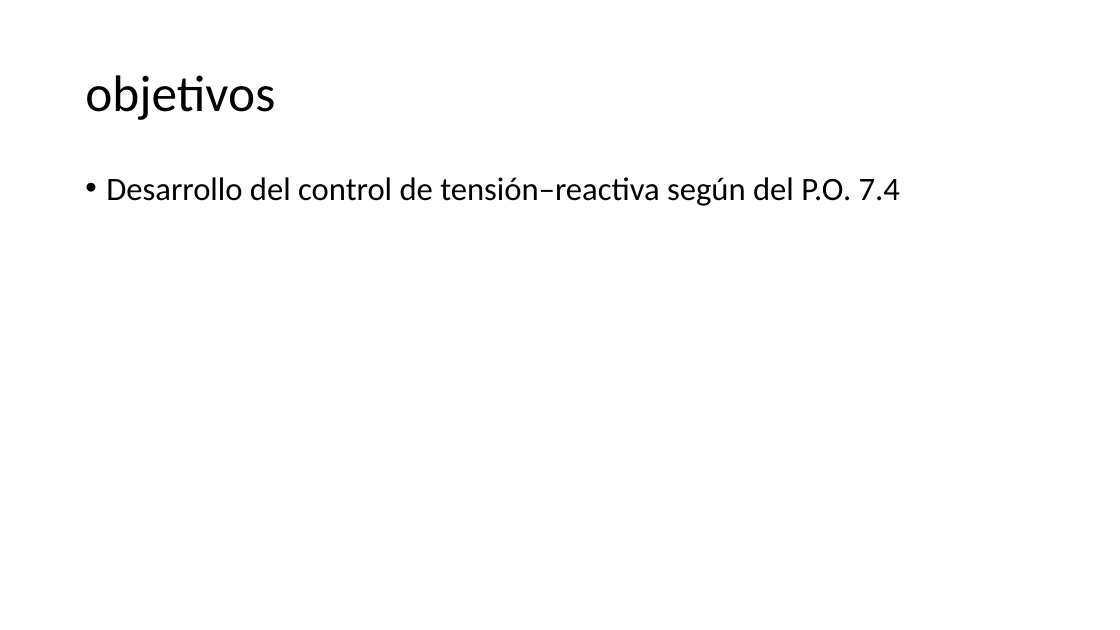
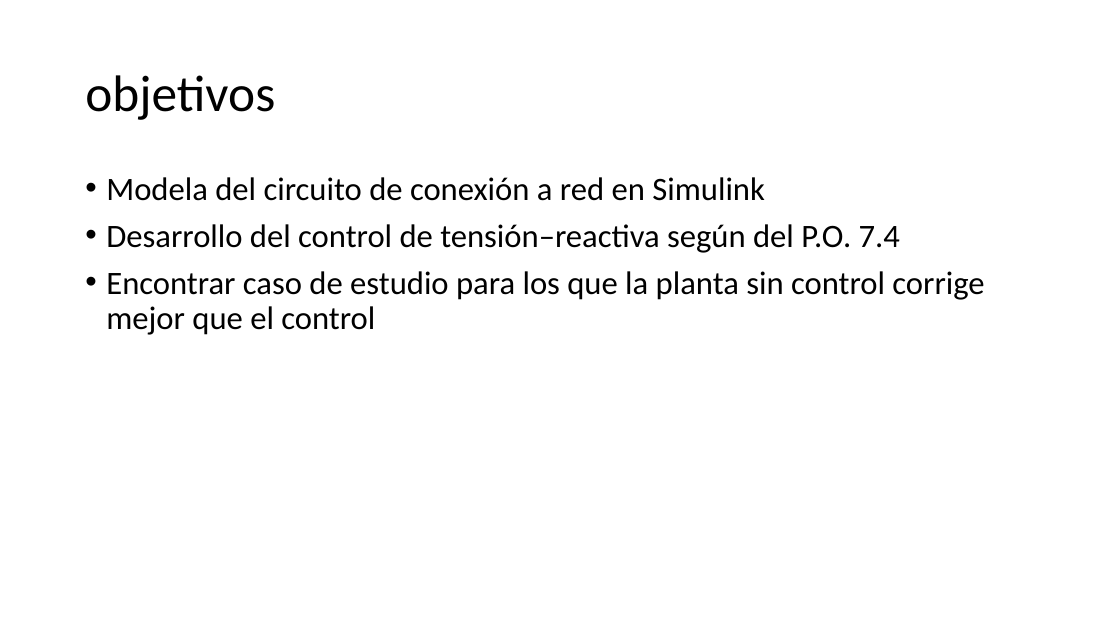
Before and after one commit to EmilioLdelaFuente/tfg, a slide deck: slide 4 of tfgPP.pptx. Drawn at 1120x630 pixels with LibreOffice and Linux fonts; fonts in the diff are those of the drawing. Boxes give left, top, right and bottom in pixels: in the first picture for what was removed or moved away, otherwise in the second. Text is boxed around its words. In the diff, an @@ line names an element or a change of style, - is before the commit and + after.

Commit message:
PP objectives updated
cambios en la diapo de objetivos (ya se que si el título esta en inglés esto también debería estar en inglés pero no sabia escribirlo)

```diff
--- a/tfgPP.pptx
+++ b/tfgPP.pptx
@@ text at [106,177,765,201]: paragraph added @@
+• Modela del circuito de conexión a red en Simulink
@@ text at [106,271,984,335]: paragraph added @@
+• Encontrar caso de estudio para los que la planta sin control corrige mejor que el control
```
Also in this commit, not shown: 4 slides added.
